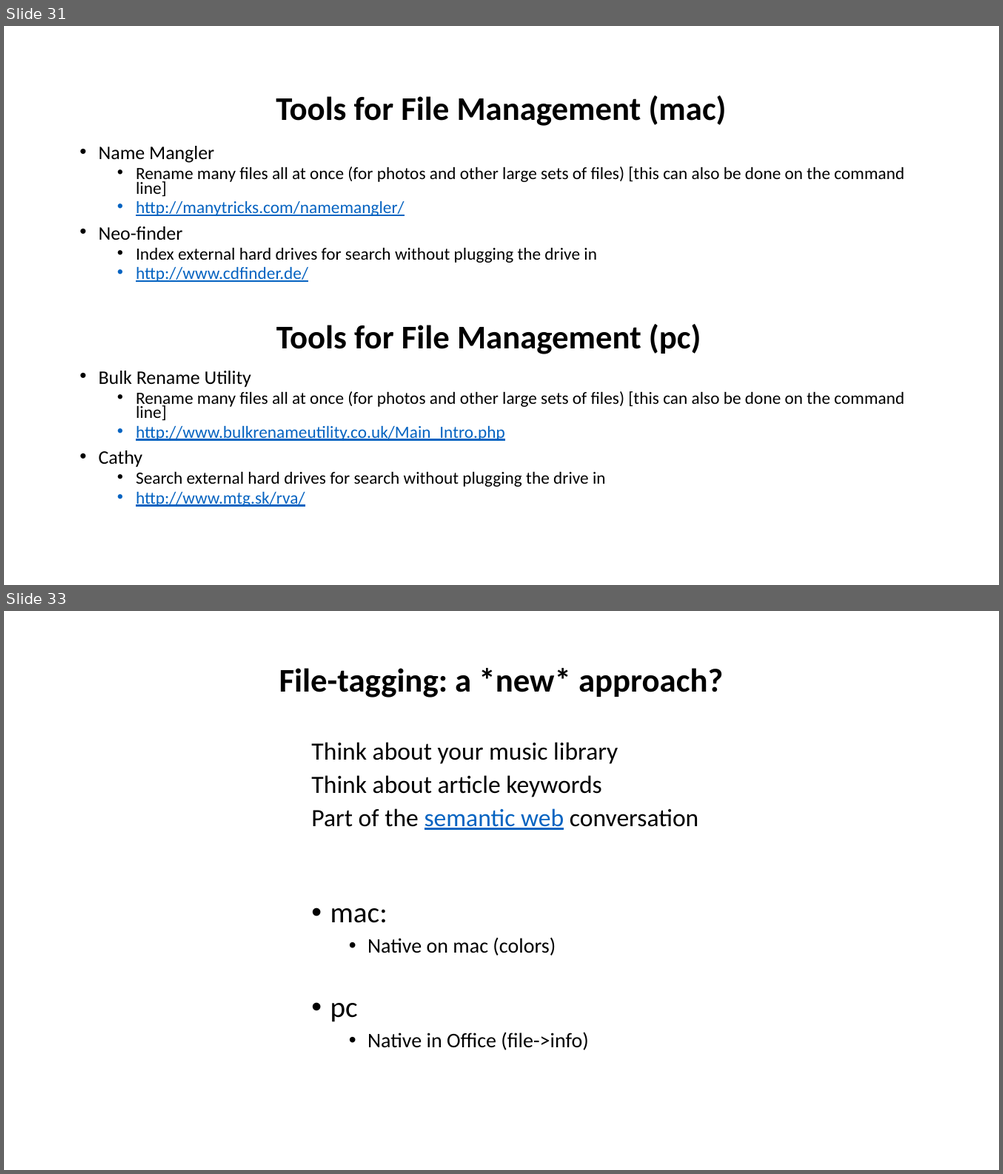
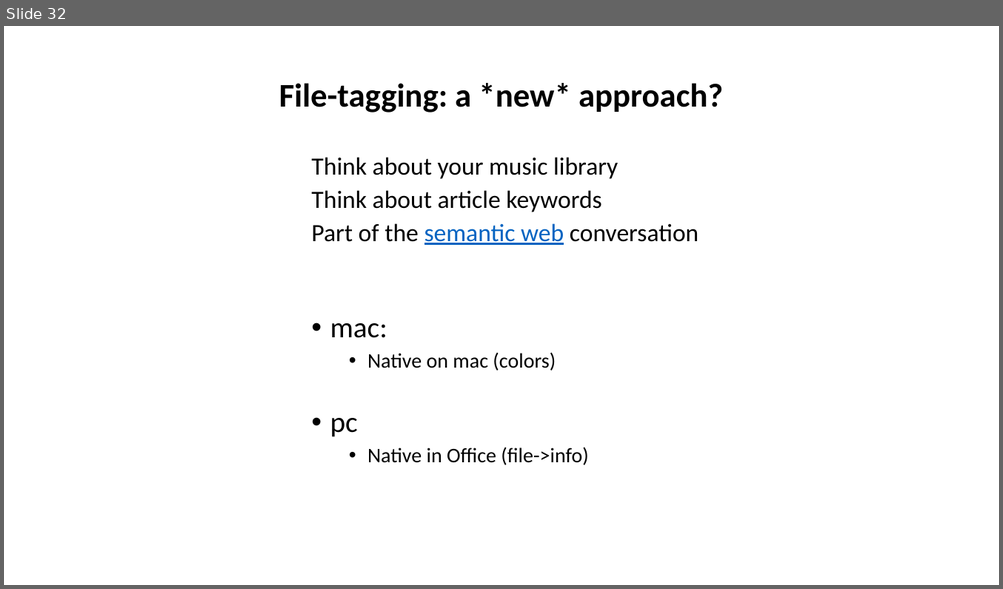
Before and after one commit to tibbben/teaching.data.literacy, a slide deck: UM_DataManagementClass/Lessons/04/04_FirstMeeting.pptx. Shown one above the other, each under a label of ours: slides 31 and 33 before the commit, slide 32 after it; the slides between them are not shown. The pictures are 1003x1174 and 1003x589 pixels, drawn with LibreOffice and Linux fonts; fonts in the diff are those of the drawing. Boxes give left, top, right and bottom in pixels: in the first picture for what was removed or moved away, otherwise in the second. Text is boxed around its words. In the diff, an @@ line names an element or a change of style, - is before the commit and + after.

```diff
--- a/UM_DataManagementClass/Lessons/04/04_FirstMeeting.pptx
+++ b/UM_DataManagementClass/Lessons/04/04_FirstMeeting.pptx
@@ slide 31 removed at (4,26,999,585), background #FFFFFF @@
@@ title removed at (276,96,726,126) @@
-Tools for File Management (mac)
@@ text removed at (99,146,904,507) @@
-• Name Mangler
-  • Rename many files all at once (for photos and other large sets of files) [this can also be done on the command line]
-  • http://manytricks.com/namemangler/
-• Neo-finder
-  • Index external hard drives for search without plugging the drive in
-  • http://www.cdfinder.de/
-• Bulk Rename Utility
-  • Rename many files all at once (for photos and other large sets of files) [this can also be done on the command line]
-  • http://www.bulkrenameutility.co.uk/Main_Intro.php
-• Cathy
-  • Search external hard drives for search without plugging the drive in
-  • http://www.mtg.sk/rva/
@@ text removed at (276,324,701,355) @@
-Tools for File Management (pc)
@@ what was slide 33 is now slide 32 @@
```
Also in this commit, not shown: 9 slides changed, 1 other file.
